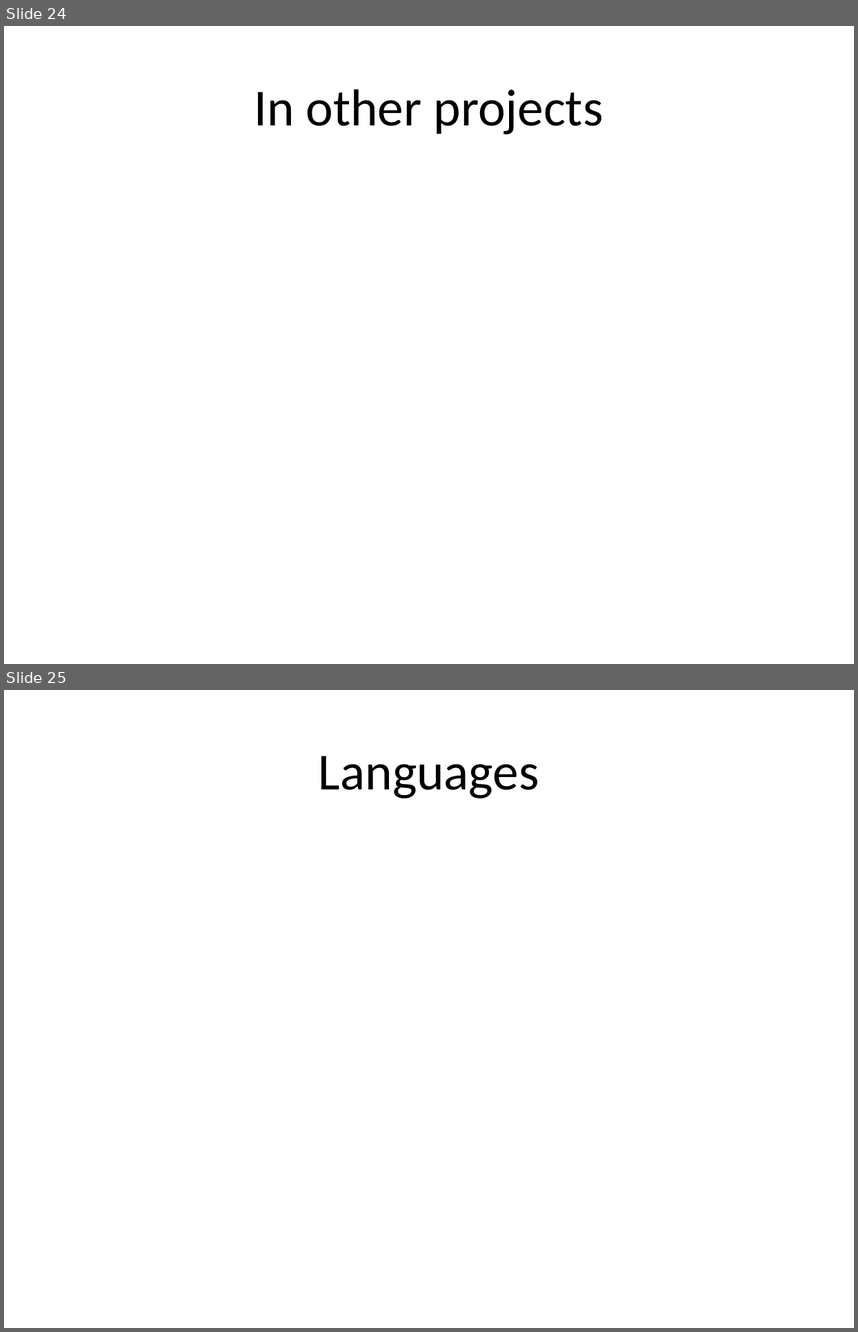
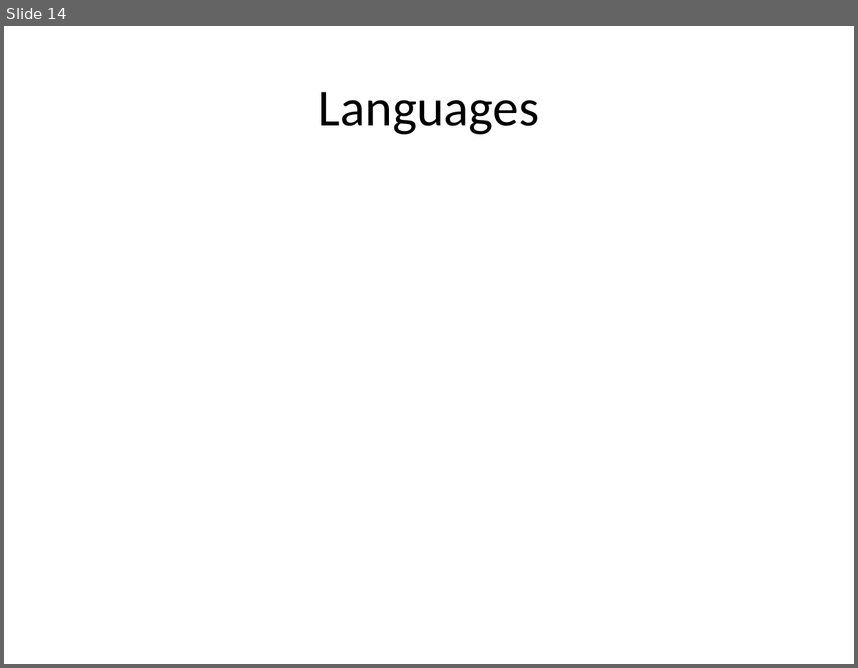
Before and after one commit to eppisai/Uplift---Smart-educational-Platform, a slide deck: AutoPPT-main/AutoPPT-main/something.pptx. Shown one above the other, each under a label of ours: slides 24 and 25 before the commit, slide 14 after it. The pictures are 858x1332 and 858x668 pixels, drawn with LibreOffice and Linux fonts; fonts in the diff are those of the drawing. Boxes give left, top, right and bottom in pixels: in the first picture for what was removed or moved away, otherwise in the second. Text is boxed around its words. In the diff, an @@ line names an element or a change of style, - is before the commit and + after.

```diff
--- a/AutoPPT-main/AutoPPT-main/something.pptx
+++ b/AutoPPT-main/AutoPPT-main/something.pptx
@@ slide 24 removed at box(4, 26, 854, 664), background #FFFFFF @@
@@ title removed at box(254, 89, 604, 134) @@
-In other projects
@@ what was slide 25 is now slide 14 @@
```
Also in this commit, not shown: 2 slides changed, 1 slide added, 11 other slides removed, 2 other files.
